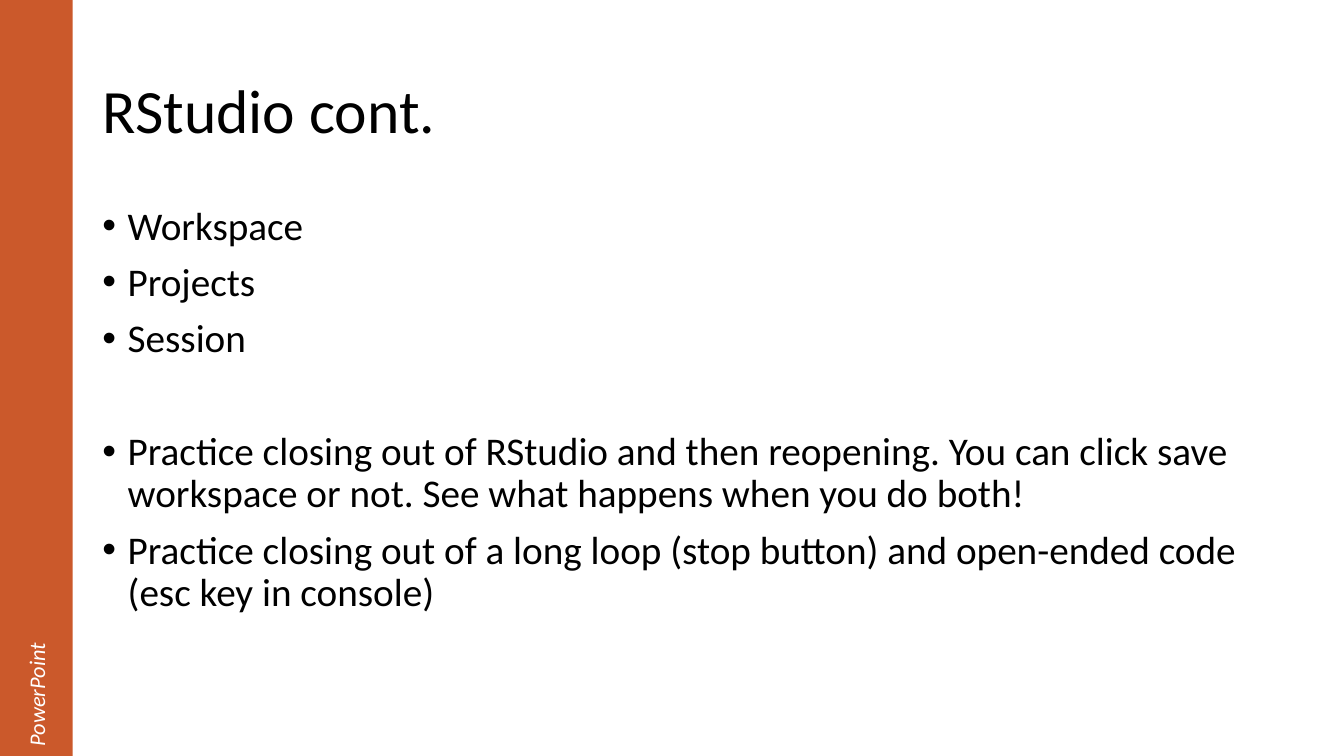
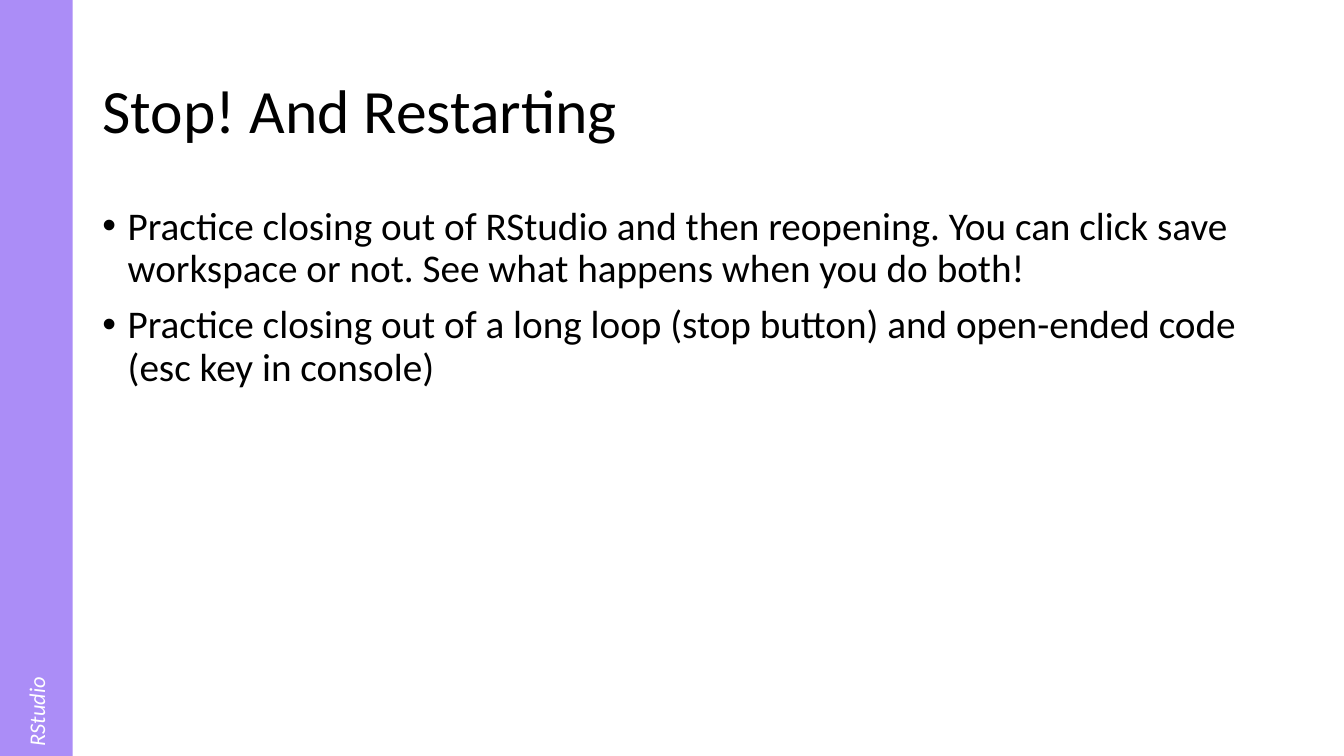
Before and after one commit to justinpriest/R_Intro_ADFG, a slide deck: slide 28 of The Basics of R.pptx (slide 20 before the commit). Drawn at 1344x756 pixels with LibreOffice and Linux fonts; fonts in the diff are those of the drawing. Boxes give left, top, right and bottom in pixels: in the first picture for what was removed or moved away, otherwise in the second. Text is boxed around its words. In the diff, an @@ line names an element or a change of style, - is before the commit and + after.

```diff
--- a/The Basics of R.pptx
+++ b/The Basics of R.pptx
@@ rectangle "RStudio" at (x1=0, y1=0, x2=73, y2=756): fill #CB592B to #AB8DF7 @@
@@ title at (x1=102, y1=90, x2=617, y2=144): text changed @@
-RStudio cont.
+Stop! And Restarting
@@ text at (x1=128, y1=212, x2=303, y2=353): paragraphs removed @@
-• Workspace
-• Projects
-• Session
@@ text in rectangle at (x1=24, y1=683, x2=51, y2=744): text changed @@
-PowerPoint
+RStudio
```
Also in this commit, not shown: 2 other slides changed, 4 slides added, 1 slide removed, 2 other files.
